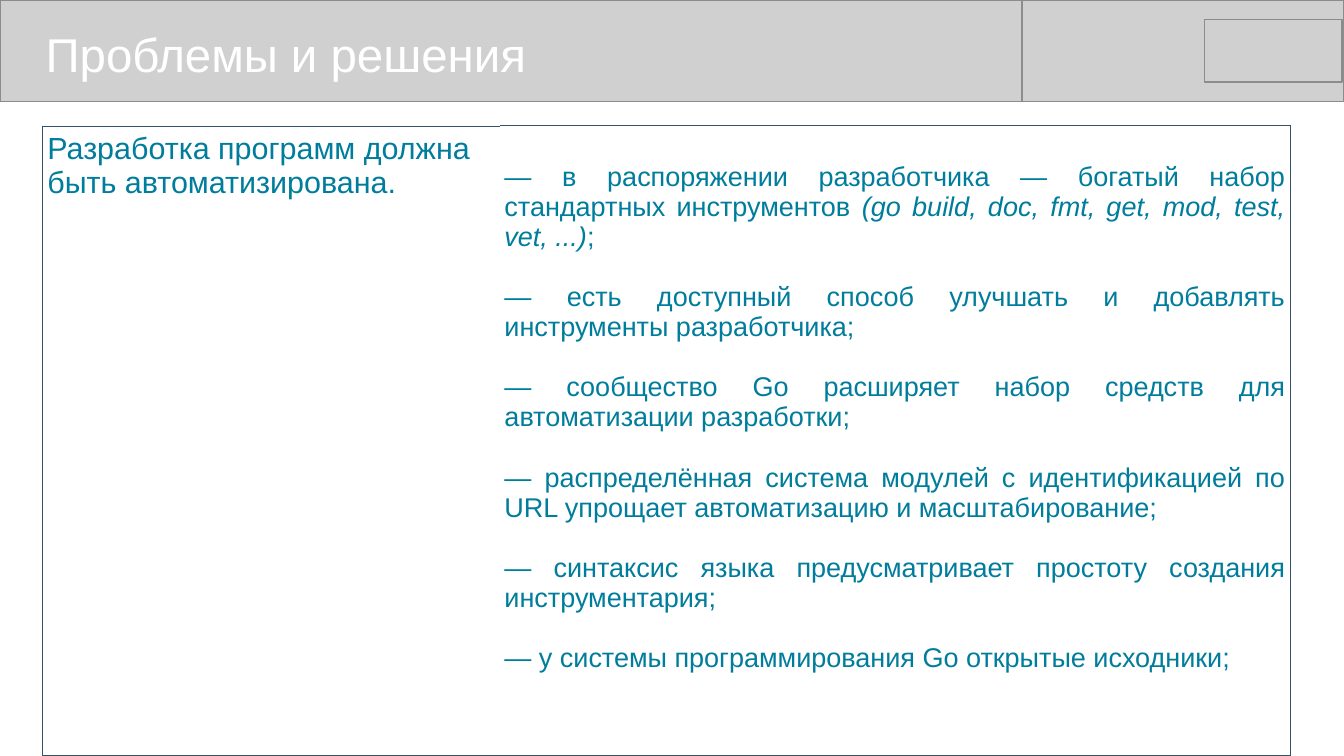
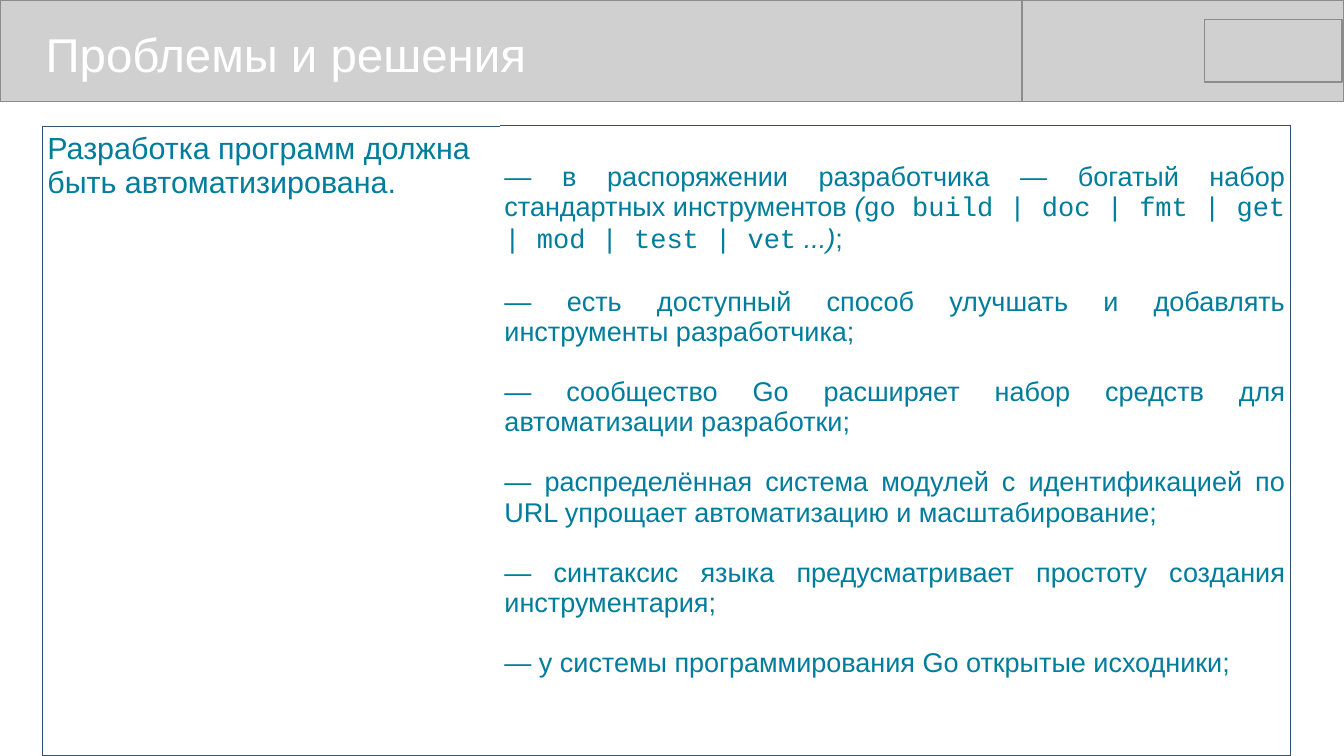
Before and after one commit to mike-shock/Go_language, a slide deck: slide 15 of view/Go_View.odp. Drawn at 1344x756 pixels with LibreOffice and Linux fonts; fonts in the diff are those of the drawing; grey boxes stand for pictures. Boxes give left, top, right and bottom in pixels: in the first picture for what was removed or moved away, otherwise in the second. Text is boxed around its words. In the diff, an @@ line names an element or a change of style, - is before the commit and + after.

```diff
--- a/view/Go_View.odp
+++ b/view/Go_View.odp
@@ table at (x1=43, y1=126, x2=1292, y2=712) @@
-row 1, column 2: — в распоряжении разработчика — богатый набор стандартных инструментов (go build, doc, fmt, get, mod, test, vet, ...); / — есть доступный способ улучшать и добавлять инструменты разработчика; / — сообщество Go расширяет набор средств для автоматизации разработки; / — распределённая система модулей с идентификацией по URL упрощает автоматизацию и масштабирование; / — синтаксис языка предусматривает простоту создания инструментария; / — у системы программирования Go открытые исходники;
+row 1, column 2: — в распоряжении разработчика — богатый набор стандартных инструментов (go build | doc | fmt | get | mod | test | vet ...); / — есть доступный способ улучшать и добавлять инструменты разработчика; / — сообщество Go расширяет набор средств для автоматизации разработки; / — распределённая система модулей с идентификацией по URL упрощает автоматизацию и масштабирование; / — синтаксис языка предусматривает простоту создания инструментария; / — у системы программирования Go открытые исходники;
```
Also in this commit, not shown: 2 other slides changed, 1 slide added.
